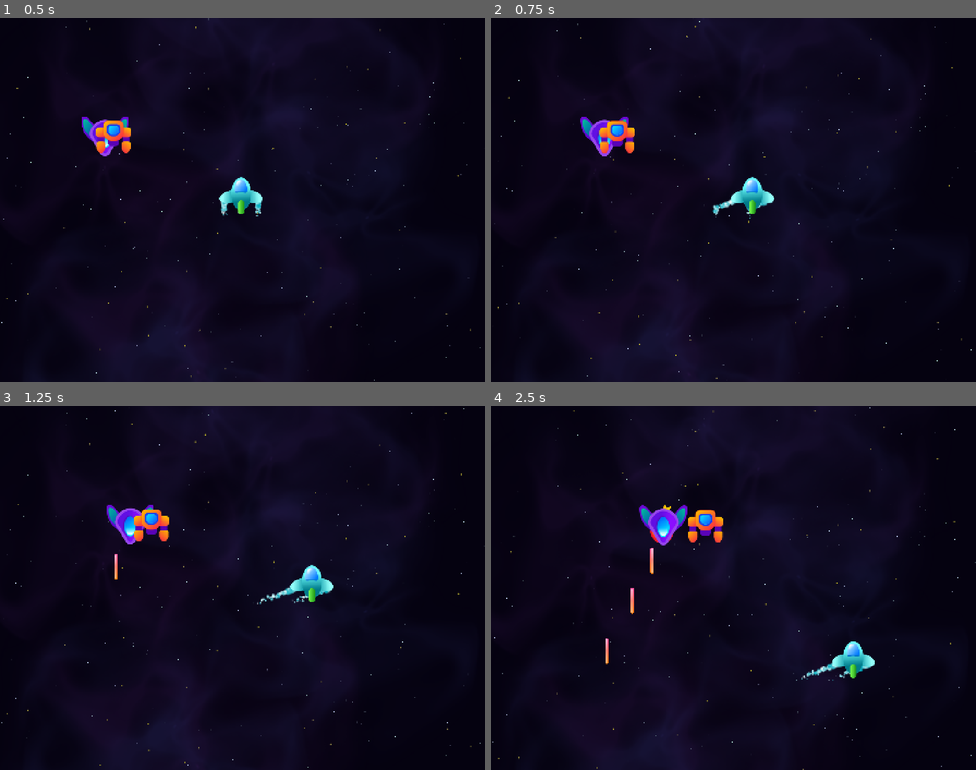
Above: before the commit, frames 1-4 (two rows, left to right).
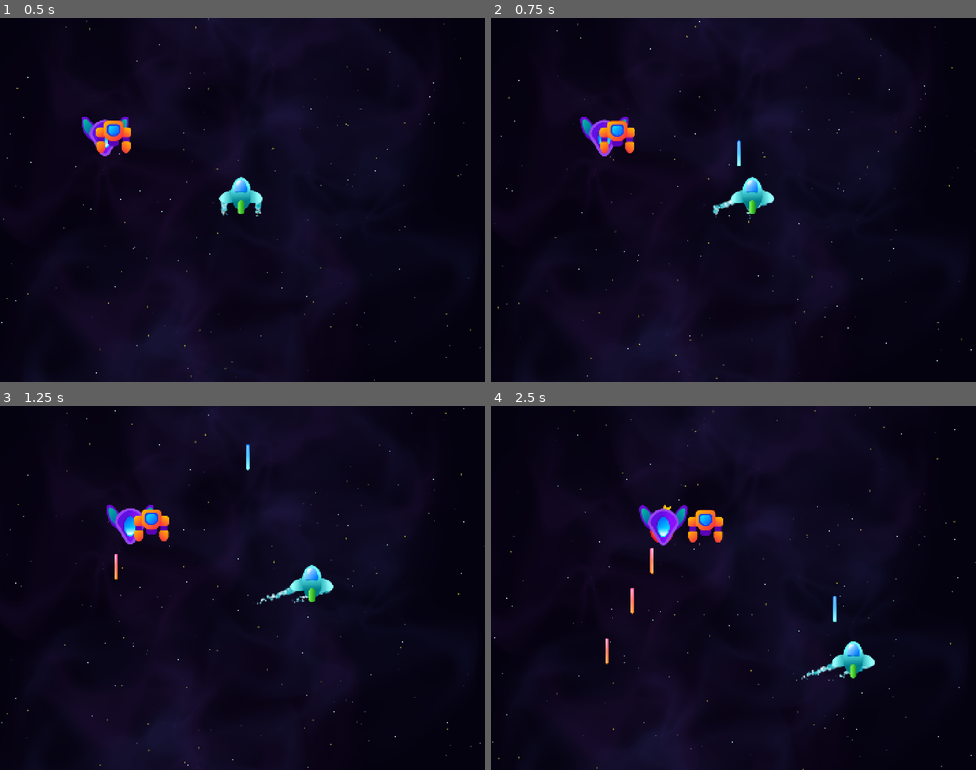
Above: after the commit, the same moments.

Repository: DaveM7788/space-ace-46
Game: Godot game, scene res://Scenes/Level/level.tscn
Same seed, same stepped clock (60 frames per second), same inputs: the game is played once before the commit and once after it. Sound files missing from this copy of the repository are replaced by a short silence.
Inputs:
- Up to frame 1 (0.5 s): no input
- Up to frame 2 (0.75 s): hold D (right) from 0.53 s (still down); tap Space (shoot) at 0.6 s
- Up to frame 3 (1.25 s): keep holding D (right)
- Up to frame 4 (2.5 s): release D (right) at 1.28 s; hold S (down) 1.28-2.03 s; tap Space (shoot) at 1.35, 2.3 s; hold D (right) from 2.03 s (still down); hold T (test) from 2.03 s (still down)

Frame 1 is identical in both runs. In frame 2, less than 0.1% of the frame differs, in the area x 50-52%, y 33-41%; in frame 3, less than 0.1%, in the area x 50-52%, y 10-18%; in frame 4, less than 0.1%.

Commit message:
player shooting
spacebar to shoot

Diff:
--- a/Classes/ScenePool.gd
+++ b/Classes/ScenePool.gd
@@ -1,6 +1,6 @@
 class_name ScenePool extends RefCounted
 
-const DEBUG_POOL: bool = true
+const DEBUG_POOL: bool = false
 
 var _items: Array[Poolable] = []
 var _packedScene: PackedScene
--- /dev/null
+++ b/Components/Shooter/manual_shooter.gd
@@ -0,0 +1,9 @@
+extends Node2D
+
+@export var projectile_scene: PackedScene
+@export var input_shoot := "shoot"
+
+
+func _unhandled_input(event: InputEvent) -> void:
+	if event.is_action_pressed(input_shoot):
+		SignalHub.emit_spawn_pool_object(global_position, projectile_scene)
--- /dev/null
+++ b/Components/Shooter/manual_shooter.tscn
@@ -0,0 +1,6 @@
+[gd_scene format=3 uid="uid://ceu2xgwbo8e7j"]
+
+[ext_resource type="Script" uid="uid://dpj2b85y2mj68" path="res://Components/Shooter/manual_shooter.gd" id="1_5sp1a"]
+
+[node name="ManualShooter" type="Node2D" unique_id=1209440619]
+script = ExtResource("1_5sp1a")
--- a/Scenes/Player/player.tscn
+++ b/Scenes/Player/player.tscn
@@ -3,6 +3,8 @@
 [ext_resource type="Texture2D" uid="uid://cxlv6aslmlsmf" path="res://Assets/Images/player.png" id="1_uvnfx"]
 [ext_resource type="PackedScene" uid="uid://cecblpkfgfrtp" path="res://Scenes/PlayerThrust/player_thrust.tscn" id="1_xpcdj"]
 [ext_resource type="PackedScene" uid="uid://bv8ecv5qg8kpq" path="res://Components/Movement/player_movement.tscn" id="2_a3d8c"]
+[ext_resource type="PackedScene" uid="uid://ceu2xgwbo8e7j" path="res://Components/Shooter/manual_shooter.tscn" id="4_htcer"]
+[ext_resource type="PackedScene" uid="uid://bx53wg752k8vs" path="res://Scenes/Projectiles/player_laser.tscn" id="5_dd0ac"]
 
 [node name="Player" type="Node2D" unique_id=1934808753 groups=["player"]]
 
@@ -16,3 +18,7 @@
 texture = ExtResource("1_uvnfx")
 
 [node name="PlayerMovement" parent="." unique_id=517853559 instance=ExtResource("2_a3d8c")]
+
+[node name="ManualShooter" parent="." unique_id=1209440619 instance=ExtResource("4_htcer")]
+position = Vector2(0, -68)
+projectile_scene = ExtResource("5_dd0ac")
--- a/Scenes/Projectiles/player_laser.tscn
+++ b/Scenes/Projectiles/player_laser.tscn
@@ -14,5 +14,5 @@
 rect = Rect2(-10, -41, 20, 83)
 
 [node name="Mover" parent="." index="3" unique_id=109025389 instance=ExtResource("3_p28mm")]
-speed = 250.0
+speed = 500.0
 direction = Vector2(0, -1)
Not shown, added: Components/Shooter/manual_shooter.gd.uid
